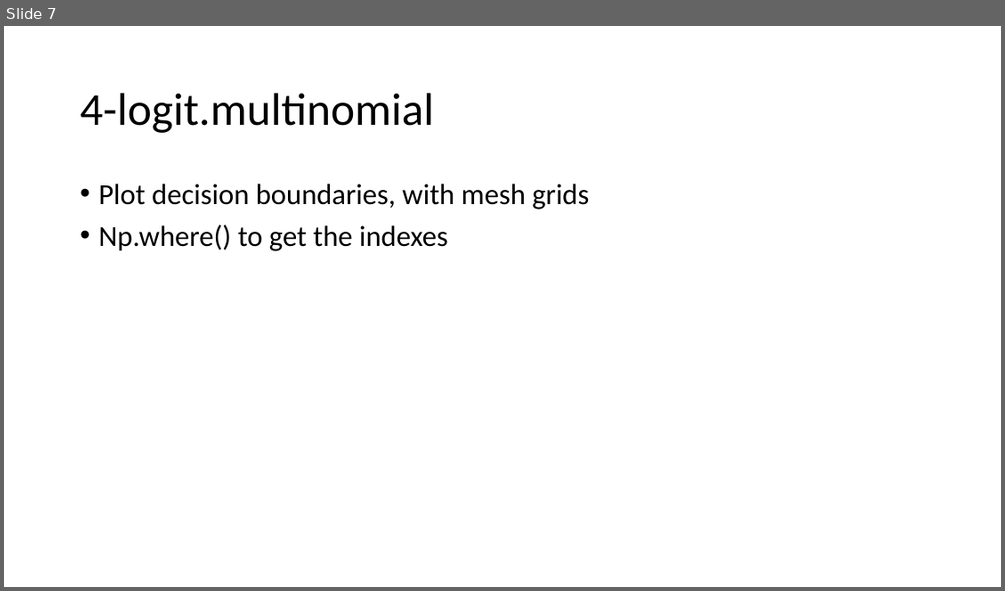
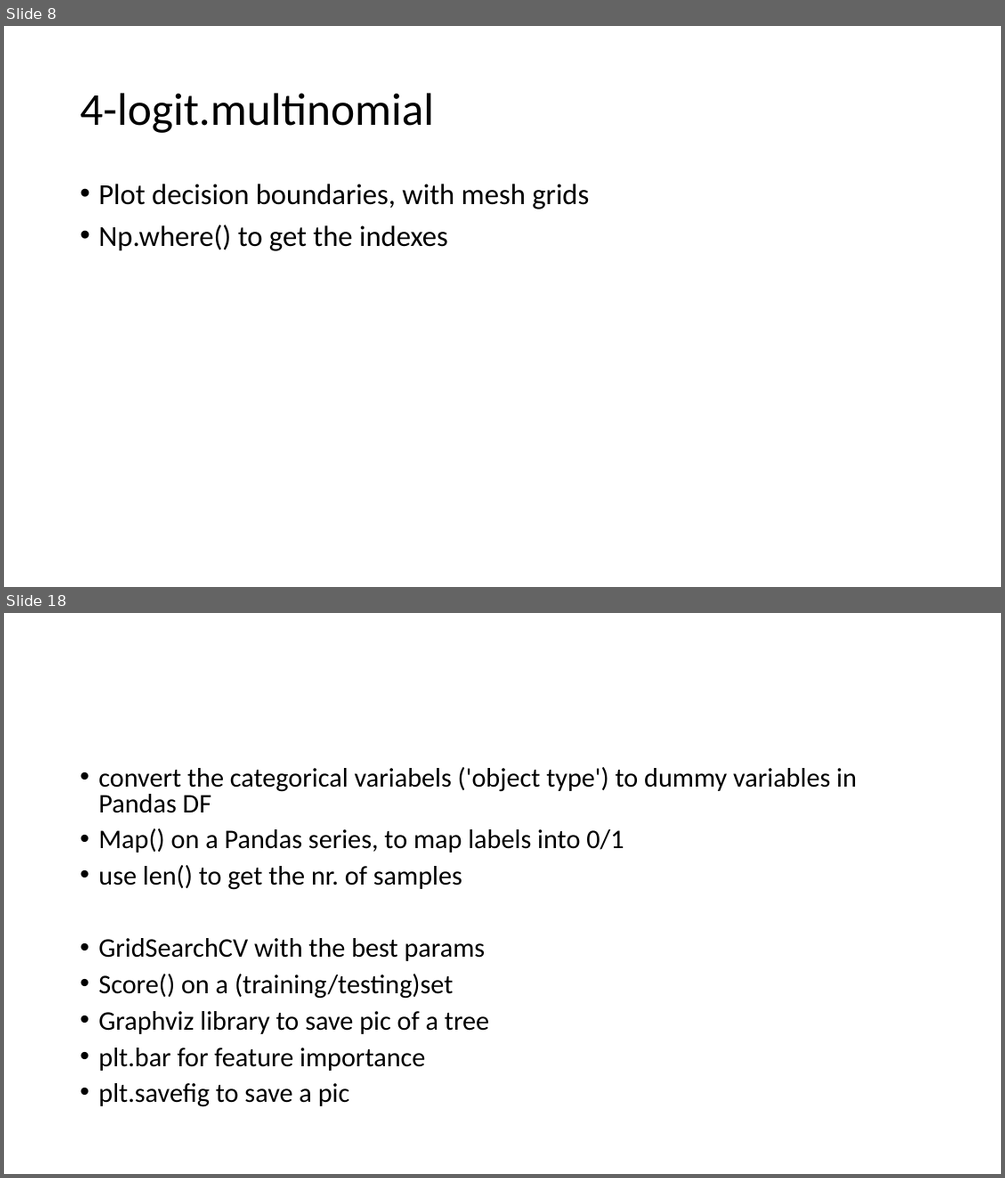
Before and after one commit to FranzGH/IoT_ML, a slide deck: Sklearn-UG.pptx. Shown one above the other, each under a label of ours: slide 7 before the commit, slides 8 and 18 after it; the slides between them are not shown. The pictures are 1005x591 and 1005x1178 pixels, drawn with LibreOffice and Linux fonts; fonts in the diff are those of the drawing. Boxes give left, top, right and bottom in pixels: in the first picture for what was removed or moved away, otherwise in the second. Text is boxed around its words. In the diff, an @@ line names an element or a change of style, - is before the commit and + after.

```diff
--- a/Sklearn-UG.pptx
+++ b/Sklearn-UG.pptx
@@ slide 18 added at (x1=4, y1=613, x2=1001, y2=1174), background #FFFFFF @@
@@ text added at (x1=98, y1=767, x2=857, y2=1107), 25.9 pt, text #000000 @@
+• convert the categorical variabels ('object type') to dummy variables in Pandas DF
+• Map() on a Pandas series, to map labels into 0/1
+• use len() to get the nr. of samples
+• GridSearchCV with the best params
+• Score() on a (training/testing)set
+• Graphviz library to save pic of a tree
+• plt.bar for feature importance
+• plt.savefig to save a pic
@@ what was slide 7 is now slide 8 @@
```
Also in this commit, not shown: 28 other slides added, 16 other files.
